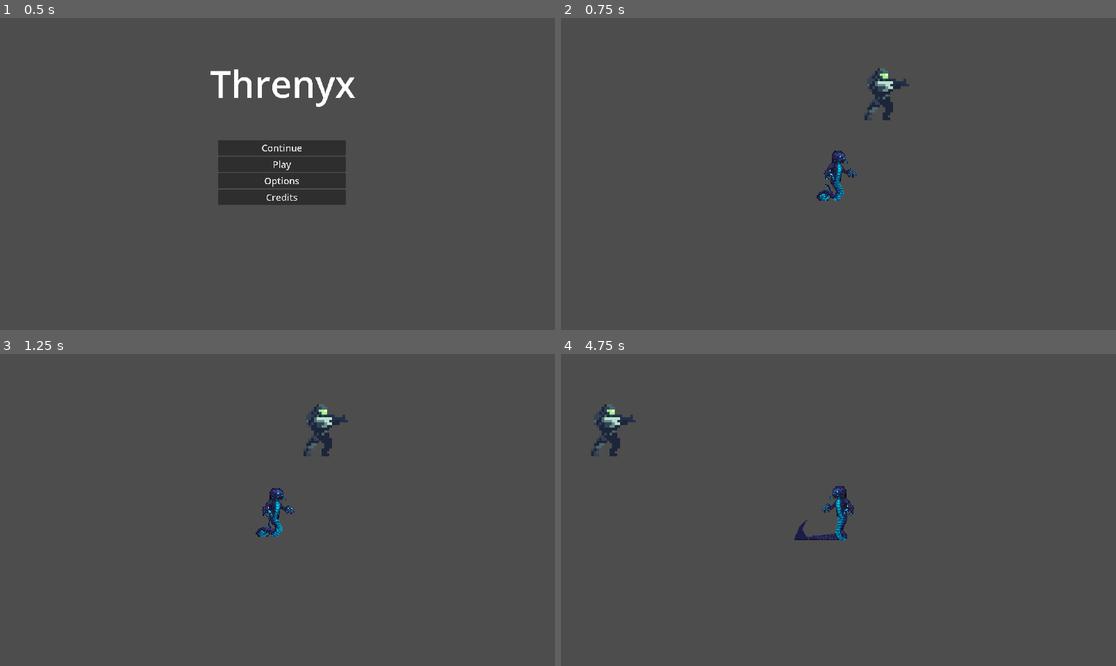
Above: before the commit, frames 1-4 (two rows, left to right).
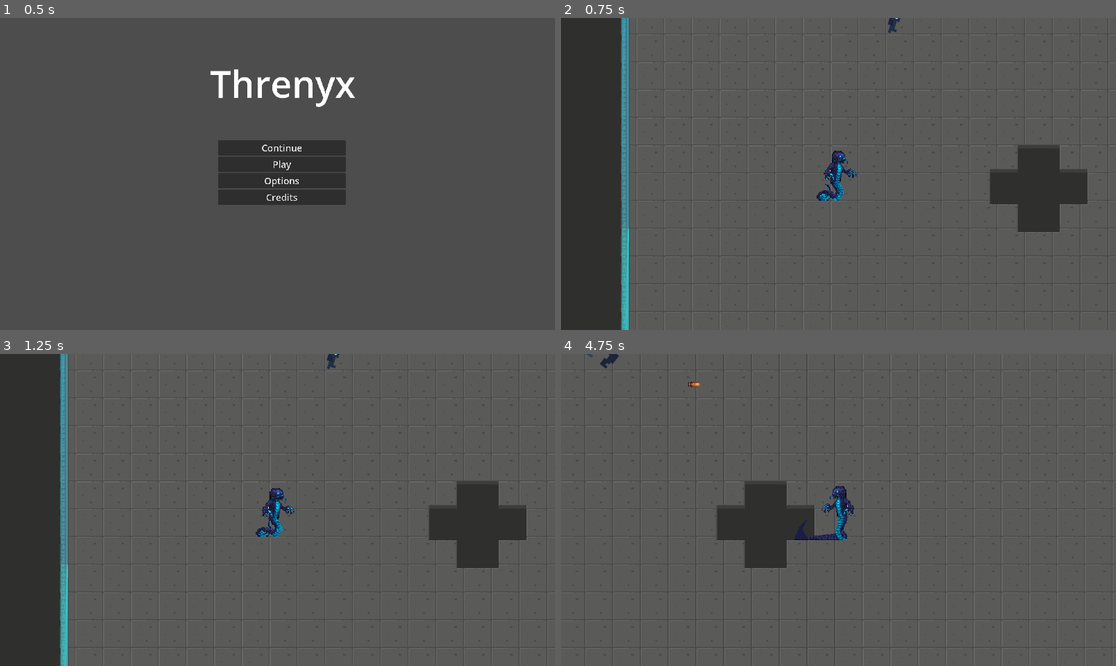
Above: after the commit, the same moments.

Repository: giann589/Threnyx
Game: Godot game, scene res://main_menu.tscn
Two runs of this game, one before a commit and one after it. Both use one fixed random seed, a clock stepped at 60 frames per second and the inputs below.
Inputs (mouse positions are in pixels of both pictures, inside the frame that each line leads up to):
- Up to frame 1 (0.5 s): no input
- Up to frame 2 (0.75 s): click "Play" at 0.5 s
- Up to frame 3 (1.25 s): no input
- Up to frame 4 (4.75 s): move the mouse to (960, 494) at 1.27 s; hold D (move_right) 1.28-2.03 s; click (960, 494) at 1.35 s; move the mouse to (727, 525) at 2.02 s; hold S (move_down) 2.03-2.78 s; click (727, 525) at 2.1 s; move the mouse to (894, 441) at 2.77 s; hold D (move_right) 2.78-3.53 s; click (894, 441) at 2.85 s; move the mouse to (810, 572) at 3.52 s; hold W (move_up) 3.53-4.28 s; click (810, 572) at 3.6 s; move the mouse to (1005, 556) at 4.27 s; hold A (move_left) from 4.28 s (still down); click (1005, 556) at 4.35 s

Frame 1 is identical in both runs. In frame 2, 20% of the frame differs, in the area x 0-100%, y 0-100%; in frame 3, 20%; in frame 4, 7.9%.

Commit message:
Added Enemy Shooting
- Temporary Bullet Sprite
- Enemy looks at player constantly for now
- Enemy shoots at player on a set timer

Diff:
--- /dev/null
+++ b/bullet.gd
@@ -0,0 +1,17 @@
+extends Area2D
+
+@export var damage = 10
+@export var speed = 400
+var direction: Vector2
+
+func _physics_process(delta):
+	position += direction * speed * delta
+
+func _on_body_entered(body):
+	if body.is_in_group("player"):
+		if body.has_method("take_damage"):
+			body.take_damage(damage)
+		queue_free()
+
+
+	queue_free()
--- /dev/null
+++ b/bullet.tscn
@@ -0,0 +1,18 @@
+[gd_scene load_steps=4 format=3 uid="uid://bj266l1yrb7aa"]
+
+[ext_resource type="Texture2D" uid="uid://b8o2chlfq8513" path="res://art/PistolAmmoBig.png" id="1_v7oki"]
+[ext_resource type="Script" uid="uid://xsuej5k8b7x8" path="res://bullet.gd" id="1_v8qja"]
+
+[sub_resource type="RectangleShape2D" id="RectangleShape2D_v8qja"]
+size = Vector2(18, 8)
+
+[node name="Bullet" type="Area2D"]
+script = ExtResource("1_v8qja")
+
+[node name="CollisionShape2D" type="CollisionShape2D" parent="."]
+shape = SubResource("RectangleShape2D_v8qja")
+
+[node name="Sprite2D" type="Sprite2D" parent="."]
+texture = ExtResource("1_v7oki")
+
+[connection signal="body_entered" from="." to="." method="_on_body_entered"]
--- a/project.godot
+++ b/project.godot
@@ -22,6 +22,7 @@
 [global_group]
 
 enemies=""
+player=""
 
 [input]
 
--- a/scenes/enemy.tscn
+++ b/scenes/enemy.tscn
@@ -1,6 +1,7 @@
-[gd_scene load_steps=9 format=3 uid="uid://cgpqudqx6fqcp"]
+[gd_scene load_steps=10 format=3 uid="uid://cgpqudqx6fqcp"]
 
 [ext_resource type="Script" uid="uid://cky6qml8s4bh5" path="res://scripts/enemy.gd" id="1_4gyqm"]
+[ext_resource type="PackedScene" uid="uid://bj266l1yrb7aa" path="res://bullet.tscn" id="2_4ra3w"]
 [ext_resource type="Texture2D" uid="uid://dk1b6bqsm4xjj" path="res://art/Enemy_Soldier_Sheet.png" id="2_md0e3"]
 
 [sub_resource type="AtlasTexture" id="AtlasTexture_4ra3w"]
@@ -47,6 +48,7 @@
 collision_layer = 2
 collision_mask = 2
 script = ExtResource("1_4gyqm")
+bullet_scene = ExtResource("2_4ra3w")
 
 [node name="AnimatedSprite2D" type="AnimatedSprite2D" parent="."]
 position = Vector2(75, -4)
@@ -55,6 +57,13 @@
 frame = 1
 frame_progress = 0.8831521
 
-[node name="CollisionShape2D" type="CollisionShape2D" parent="." groups=["enemies"]]
+[node name="CollisionShape2D" type="CollisionShape2D" parent="."]
 position = Vector2(0, 3)
 shape = SubResource("CapsuleShape2D_md0e3")
+
+[node name="Shoot_Timer" type="Timer" parent="."]
+
+[node name="Bullet_Spawner" type="Marker2D" parent="."]
+position = Vector2(42, -9)
+
+[connection signal="timeout" from="Shoot_Timer" to="." method="_on_shoot_timer_timeout"]
--- a/scenes/level.tscn
+++ b/scenes/level.tscn
@@ -16,7 +16,6 @@
 metadata/_edit_lock_ = true
 
 [node name="TileMap" type="TileMap" parent="."]
-visible = false
 tile_set = ExtResource("1_w8frs")
 format = 2
 
@@ -39,7 +38,7 @@
 zoom = Vector2(3, 3)
 
 [node name="Enemy" parent="." instance=ExtResource("2_w7c3h")]
-position = Vector2(316, 355)
+position = Vector2(324, 255)
 
 [node name="Enemy Movement" type="Node2D" parent="."]
 visible = false
@@ -55,7 +54,9 @@
 [node name="Node" type="Node" parent="."]
 
 [node name="Layer1" type="TileMapLayer" parent="Node"]
+visible = false
 tile_set = ExtResource("5_ppgk2")
 
 [node name="Layer2" type="TileMapLayer" parent="Node"]
+visible = false
 tile_set = ExtResource("5_ppgk2")
--- a/scenes/player.tscn
+++ b/scenes/player.tscn
@@ -68,7 +68,7 @@
 tracks/4/type = "value"
 tracks/4/imported = false
 tracks/4/enabled = true
-tracks/4/path = NodePath("AttackHitbox:monitoring")
+tracks/4/path = NodePath("Sprite2D/AttackHitbox:monitoring")
 tracks/4/interp = 1
 tracks/4/loop_wrap = true
 tracks/4/keys = {
@@ -183,7 +183,7 @@
 tracks/4/type = "value"
 tracks/4/imported = false
 tracks/4/enabled = true
-tracks/4/path = NodePath("AttackHitbox:monitoring")
+tracks/4/path = NodePath("Sprite2D/AttackHitbox:monitoring")
 tracks/4/interp = 1
 tracks/4/loop_wrap = true
 tracks/4/keys = {
@@ -417,24 +417,13 @@
 &"walk_up": SubResource("Animation_d2wvv")
 }
 
-[node name="Player" type="CharacterBody2D"]
+[node name="Player" type="CharacterBody2D" groups=["player"]]
 collision_mask = 3
 script = ExtResource("1_g2els")
 
 [node name="Hitbox" type="CollisionShape2D" parent="."]
 position = Vector2(0, 8)
 shape = SubResource("CapsuleShape2D_onrkg")
-
-[node name="AttackHitbox" type="Area2D" parent="."]
-position = Vector2(41, 8)
-collision_layer = 4
-collision_mask = 2
-monitoring = false
-monitorable = false
-
-[node name="CollisionShape2D" type="CollisionShape2D" parent="AttackHitbox"]
-shape = SubResource("RectangleShape2D_qhqgy")
-metadata/_edit_lock_ = true
 
 [node name="Sprite2D" type="Sprite2D" parent="."]
 position = Vector2(1, 5)
@@ -442,10 +431,21 @@
 hframes = 8
 metadata/_edit_lock_ = true
 
+[node name="AttackHitbox" type="Area2D" parent="Sprite2D"]
+position = Vector2(40, 3)
+collision_layer = 4
+collision_mask = 2
+monitoring = false
+monitorable = false
+
+[node name="CollisionShape2D" type="CollisionShape2D" parent="Sprite2D/AttackHitbox"]
+shape = SubResource("RectangleShape2D_qhqgy")
+metadata/_edit_lock_ = true
+
 [node name="AnimationPlayer" type="AnimationPlayer" parent="."]
 libraries = {
 &"": SubResource("AnimationLibrary_tuyoq")
 }
 
-[connection signal="body_entered" from="AttackHitbox" to="." method="_on_attack_hitbox_body_entered"]
+[connection signal="body_entered" from="Sprite2D/AttackHitbox" to="." method="_on_attack_hitbox_body_entered"]
 [connection signal="animation_finished" from="AnimationPlayer" to="." method="_on_animation_player_animation_finished"]
--- a/scripts/enemy.gd
+++ b/scripts/enemy.gd
@@ -1,15 +1,39 @@
 extends CharacterBody2D
+
+var shoot_cooldown = 2.0
+
 @export var health = 100
 @export var speed = 100
-#@export var damange = 15
+@export var bullet_scene: PackedScene
+
+@onready var shoot_timer = $Shoot_Timer
+@onready var shoot_pointer = $Bullet_Spawner
+@onready var player: Node2D = get_tree().get_first_node_in_group("player")
+
+
+func _ready():
+	shoot_timer.wait_time = shoot_cooldown
+	shoot_timer.start()
+
+
+func _process(delta):
+	if player:
+		look_at(player.global_position)
+
+func _on_shoot_timer_timeout():
+	if player:
+		shoot()
+
+func shoot():
+	var bullet = bullet_scene.instantiate()
+	get_parent().add_child(bullet)
+
+	bullet.global_position = shoot_pointer.global_position
+	bullet.direction = (player.global_position - bullet.global_position).normalized()
+
 
 func take_damage(amount) -> void:
 	health -= amount
 	print("Enemy health:", health)
 	if health <= 0:
 		queue_free()
-
-
-
-func _physics_process_():
-	pass
--- a/scripts/player.gd
+++ b/scripts/player.gd
@@ -8,6 +8,11 @@
 
 var is_attacking = false
 
+func _physics_process(delta):
+	player_movement()
+	player_attack_animation()
+
+#add comment block
 func player_movement():
 	#Player Movement
 	var direction = Input.get_vector("move_left", "move_right", "move_up", "move_down")
@@ -38,12 +43,15 @@
 		is_attacking = false
 
 
-func _physics_process(delta):
-	player_movement()
-	player_attack_animation()
-
 
 func _on_attack_hitbox_body_entered(body):
 	if body.is_in_group("enemies"):
 		if body.has_method("take_damage"):
 			body.take_damage(damage)
+
+
+func take_damage(amount) -> void:
+	health -= amount
+	print("Player health:", health)
+	if health <= 0:
+		queue_free()
Binary file added: art/PistolAmmoBig.png
Not shown, added: art/PistolAmmoBig.png.import
Not shown, added: bullet.gd.uid
